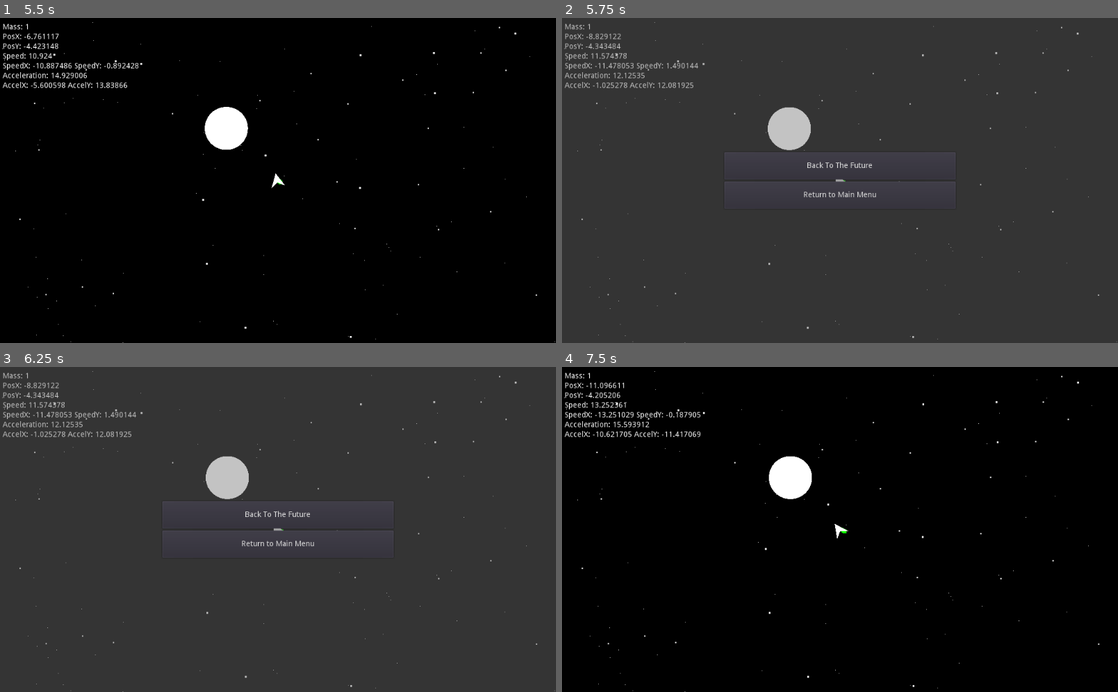
Above: before the commit, frames 1-4 (two rows, left to right).
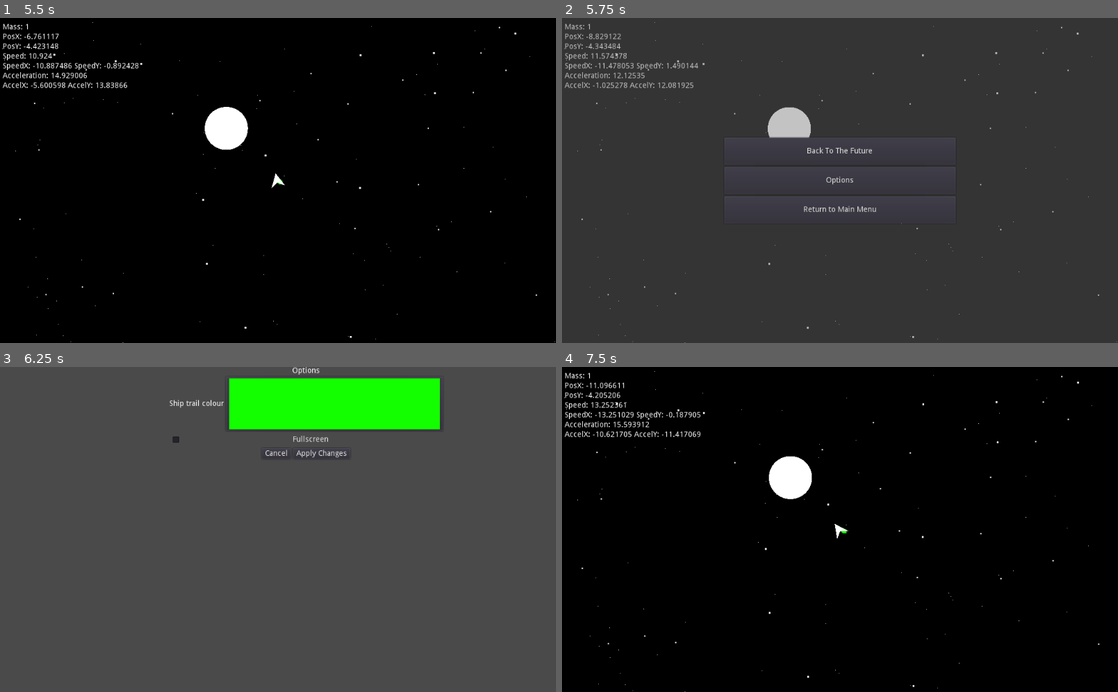
Above: after the commit, the same moments.

Repository: CallMeGenevieve/Starbounce
Game: Godot game, scene res://scenes/MainMenu/MainMenu.tscn
Two runs of this game, one before a commit and one after it. Both use one fixed random seed, a clock stepped at 60 frames per second and the inputs below.
Inputs (mouse positions are in pixels of both pictures, inside the frame that each line leads up to):
- Up to frame 1 (5.5 s): click "Start Space" at 0.5 s; hold Down (break_ship) 1.28-2.03 s; hold Up (accelerate_ship) 1.28-2.78 s; tap Tab (switch_focus) at 2.1, 3.6 s; hold Down (break_ship) 2.78-3.53 s; hold Left (turn_ship_left) 2.78-4.25 s; click "Start Space" at 4.25 s; hold Left (turn_ship_left) from 5.03 s (still down); hold Down (break_ship) from 5.03 s (still down)
- Up to frame 2 (5.75 s): keep holding Left (turn_ship_left); keep holding Down (break_ship); tap Escape (ui_cancel) at 5.65 s
- Up to frame 3 (6.25 s): release Left (turn_ship_left) at 5.75 s; release Down (break_ship) at 5.75 s; click (278, 529) at 5.75 s, where only the run after the commit has a clickable "Options"
- Up to frame 4 (7.5 s): click (884, 454) at 6.5 s, where only the run after the commit has a clickable "Apply Changes"; click "Back To The Future" at 7.25 s

Frame 1 is identical in both runs. In frame 2, 0.8% of the frame differs, in the area x 29-71%, y 36-60%; in frame 3, 8.7%, in the area x 0-97%, y 0-100%; in frame 4, nothing differs.

Commit message:
Add UI and a small options menu
The UI element in the top left corner shows
stats of the currently selected space object.
The Options menu lets the player choose a
color for their tracing particles and a toggle
for fullscreen mode.

Diff:
--- /dev/null
+++ b/PopupMenu.gd
@@ -0,0 +1,16 @@
+extends PopupMenu
+
+
+# Declare member variables here. Examples:
+# var a = 2
+# var b = "text"
+
+
+# Called when the node enters the scene tree for the first time.
+func _ready():
+	show_modal(true)
+
+
+# Called every frame. 'delta' is the elapsed time since the previous frame.
+#func _process(delta):
+#	pass
--- a/scenes/HopeShip/HopeShip.gd
+++ b/scenes/HopeShip/HopeShip.gd
@@ -79,3 +79,8 @@
 
 func _on_HopeShip_area_entered(area):
 	get_tree().change_scene("res://scenes/MainMenu/MainMenu.tscn")
+
+
+func _on_OptionsButton_pressed():
+	var color = $"Positional Particles".color
+	# TODO: Connect to options menu
--- a/scenes/Space/PauseMenu.gd
+++ b/scenes/Space/PauseMenu.gd
@@ -14,8 +14,8 @@
 		if self.hidden:
 			self.hidden = false
 			get_tree().paused = true
-			for element in self.get_children():
-				element.show()
+			$PauseMenuBackground.show()
+			$VBoxContainer.show()
 		else:
 			for element in self.get_children():
 				element.hide()
--- a/scenes/Space/Space.gd
+++ b/scenes/Space/Space.gd
@@ -4,3 +4,12 @@
 # Called when the node enters the scene tree for the first time.
 func _ready():
 	pass # Replace with function body.
+
+
+
+func _on_OptionsButton_pressed():
+	$PauseMenu/CanvasLayer/Control.show_menu($"SpaceObjects/HopeShip/Positional Particles".color)
+
+
+func _on_Control_apply_settings(ship_trail_color):
+	$"SpaceObjects/HopeShip/Positional Particles".color = ship_trail_color
--- a/scenes/Space/Space.tscn
+++ b/scenes/Space/Space.tscn
@@ -7,6 +7,7 @@
 [ext_resource path="res://scenes/HopeShip/HopeShip.tscn" type="PackedScene" id=5]
 [ext_resource path="res://scenes/SpaceObject/SpaceObject.tscn" type="PackedScene" id=6]
 [ext_resource path="res://scenes/Space/SpaceObjects.gd" type="Script" id=7]
+[ext_resource path="res://scenes/UI/Control.tscn" type="PackedScene" id=8]
 
 [node name="Space" type="Node2D"]
 script = ExtResource( 4 )
@@ -52,9 +53,9 @@
 }
 
 [node name="BackToGame" type="Button" parent="PauseMenu/CanvasLayer/VBoxContainer"]
-margin_top = 248.0
+margin_top = 221.0
 margin_right = 426.0
-margin_bottom = 298.0
+margin_bottom = 271.0
 rect_min_size = Vector2( 0, 50 )
 text = "Back To The Future"
 script = ExtResource( 2 )
@@ -62,16 +63,32 @@
 "_edit_use_anchors_": false
 }
 
+[node name="OptionsButton" type="Button" parent="PauseMenu/CanvasLayer/VBoxContainer"]
+margin_top = 275.0
+margin_right = 426.0
+margin_bottom = 325.0
+rect_min_size = Vector2( 0, 50 )
+text = "Options"
+script = ExtResource( 3 )
+__meta__ = {
+"_edit_use_anchors_": false
+}
+
 [node name="BackToMainMenu" type="Button" parent="PauseMenu/CanvasLayer/VBoxContainer"]
-margin_top = 302.0
+margin_top = 329.0
 margin_right = 426.0
-margin_bottom = 352.0
+margin_bottom = 379.0
 rect_min_size = Vector2( 0, 50 )
 text = "Return to Main Menu"
 script = ExtResource( 3 )
 __meta__ = {
 "_edit_use_anchors_": false
 }
+
+[node name="Control" parent="PauseMenu/CanvasLayer" instance=ExtResource( 8 )]
+hint_tooltip = "Control"
 [connection signal="crashing" from="SpaceObjects/SpaceObject" to="SpaceObjects" method="_on_SpaceObject_crashing"]
 [connection signal="pressed" from="PauseMenu/CanvasLayer/VBoxContainer/BackToGame" to="PauseMenu/CanvasLayer/VBoxContainer/BackToGame" method="_on_BackToGame_pressed"]
+[connection signal="pressed" from="PauseMenu/CanvasLayer/VBoxContainer/OptionsButton" to="." method="_on_OptionsButton_pressed"]
 [connection signal="pressed" from="PauseMenu/CanvasLayer/VBoxContainer/BackToMainMenu" to="PauseMenu/CanvasLayer/VBoxContainer/BackToMainMenu" method="_on_BackToMainMenu_pressed"]
+[connection signal="apply_settings" from="PauseMenu/CanvasLayer/Control" to="." method="_on_Control_apply_settings"]
--- /dev/null
+++ b/scenes/UI/Control.tscn
@@ -0,0 +1,90 @@
+[gd_scene load_steps=2 format=2]
+
+[ext_resource path="res://scenes/UI/OptionsMenu.gd" type="Script" id=1]
+
+[node name="OptionsMenu" type="Control"]
+visible = false
+anchor_right = 1.0
+anchor_bottom = 1.0
+script = ExtResource( 1 )
+__meta__ = {
+"_edit_use_anchors_": false
+}
+
+[node name="ColorRect" type="ColorRect" parent="."]
+anchor_right = 1.0
+anchor_bottom = 1.0
+color = Color( 0.294118, 0.294118, 0.294118, 1 )
+__meta__ = {
+"_edit_use_anchors_": false
+}
+
+[node name="VBoxContainer" type="VBoxContainer" parent="."]
+anchor_left = 0.5
+anchor_right = 0.5
+anchor_bottom = 1.0
+margin_left = -200.0
+margin_right = 200.0
+__meta__ = {
+"_edit_use_anchors_": false
+}
+
+[node name="Label" type="Label" parent="VBoxContainer"]
+margin_right = 504.0
+margin_bottom = 14.0
+text = "Options"
+align = 1
+
+[node name="HBoxContainer" type="HBoxContainer" parent="VBoxContainer"]
+margin_top = 18.0
+margin_right = 504.0
+margin_bottom = 118.0
+__meta__ = {
+"_edit_use_anchors_": false
+}
+
+[node name="Label" type="Label" parent="VBoxContainer/HBoxContainer"]
+margin_top = 43.0
+margin_right = 100.0
+margin_bottom = 57.0
+text = "Ship trail colour"
+
+[node name="ColorPickerButton" type="ColorPickerButton" parent="VBoxContainer/HBoxContainer"]
+margin_left = 104.0
+margin_right = 504.0
+margin_bottom = 100.0
+rect_min_size = Vector2( 400, 100 )
+color = Color( 0.784314, 0.0745098, 0.933333, 1 )
+edit_alpha = false
+
+[node name="CheckBox" type="CheckBox" parent="VBoxContainer"]
+margin_top = 122.0
+margin_right = 504.0
+margin_bottom = 146.0
+text = "Fullscreen"
+align = 1
+
+[node name="HBoxContainer2" type="HBoxContainer" parent="VBoxContainer"]
+margin_top = 150.0
+margin_right = 504.0
+margin_bottom = 170.0
+alignment = 1
+
+[node name="Cancel" type="Button" parent="VBoxContainer/HBoxContainer2"]
+margin_left = 170.0
+margin_right = 224.0
+margin_bottom = 20.0
+text = "Cancel"
+
+[node name="ApplyButton" type="Button" parent="VBoxContainer/HBoxContainer2"]
+margin_left = 228.0
+margin_right = 333.0
+margin_bottom = 20.0
+text = "Apply Changes"
+__meta__ = {
+"_edit_use_anchors_": false
+}
+[connection signal="color_changed" from="VBoxContainer/HBoxContainer/ColorPickerButton" to="." method="_on_ColorPickerButton_color_changed"]
+[connection signal="toggled" from="VBoxContainer/CheckBox" to="." method="_on_CheckBox_toggled"]
+[connection signal="pressed" from="VBoxContainer/HBoxContainer2/Cancel" to="." method="_on_Cancel_pressed"]
+[connection signal="pressed" from="VBoxContainer/HBoxContainer2/ApplyButton" to="." method="_on_ApplyButton_pressed"]
--- /dev/null
+++ b/scenes/UI/OptionsMenu.gd
@@ -0,0 +1,45 @@
+extends Control
+
+export (bool) var hidden = true
+var new_color = null
+var fullscreen_mode = false
+
+signal apply_settings(ship_trail_color)
+
+# Called when the node enters the scene tree for the first time.
+func _ready():
+	self.hide()
+
+
+func show_menu(ship_color):
+	self.new_color = ship_color
+	self.fullscreen_mode = OS.window_fullscreen
+	$VBoxContainer/CheckBox.pressed = fullscreen_mode
+	$VBoxContainer/HBoxContainer/ColorPickerButton.color = ship_color
+	self.hidden = false
+	self.show()
+
+# Called every frame. 'delta' is the elapsed time since the previous frame.
+func _process(delta):
+	if not hidden:
+		if Input.is_action_just_pressed("ui_cancel"):
+			self.hide()
+			self.hidden = true
+
+
+func _on_ColorPickerButton_color_changed(color):
+	self.new_color = color
+
+
+func _on_CheckBox_toggled(button_pressed):
+	self.fullscreen_mode = button_pressed
+
+
+func _on_Cancel_pressed():
+	self.hide()
+
+
+func _on_ApplyButton_pressed():
+	OS.window_fullscreen = self.fullscreen_mode
+	emit_signal("apply_settings", self.new_color)
+	_on_Cancel_pressed()
Not shown: 1 places in scenes/Space/Space.tscn that only renumber resources
